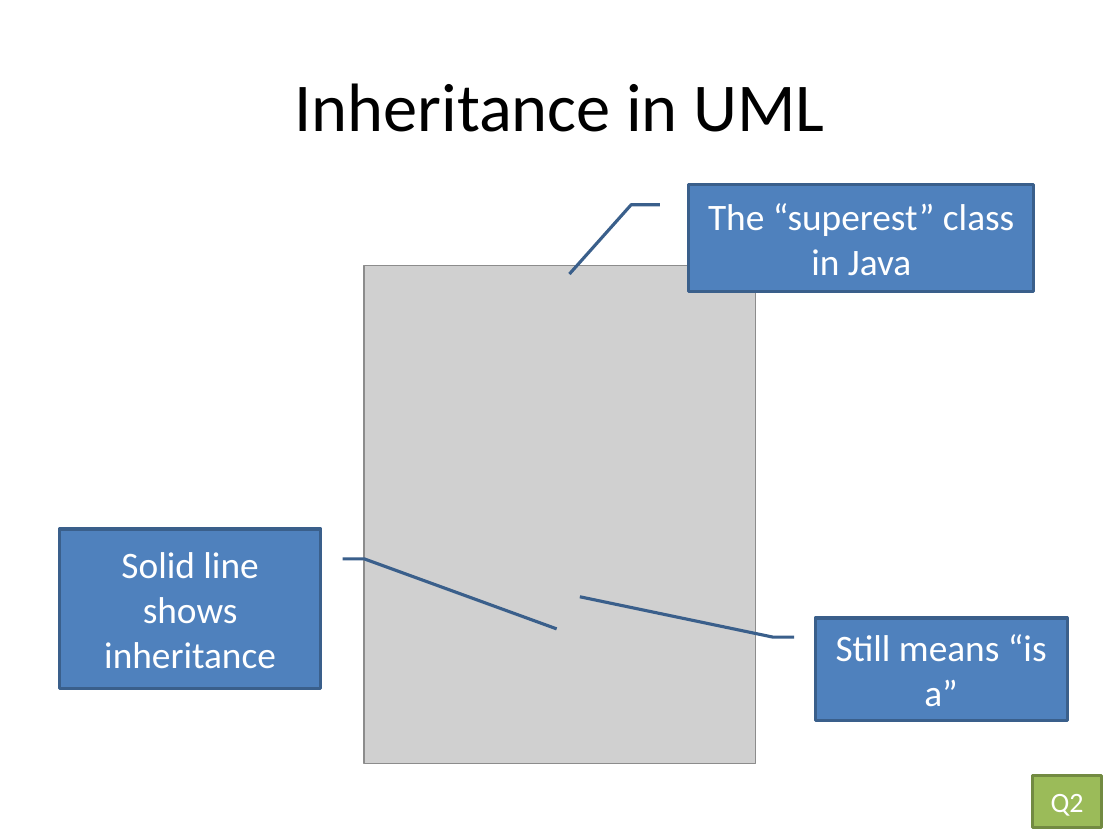
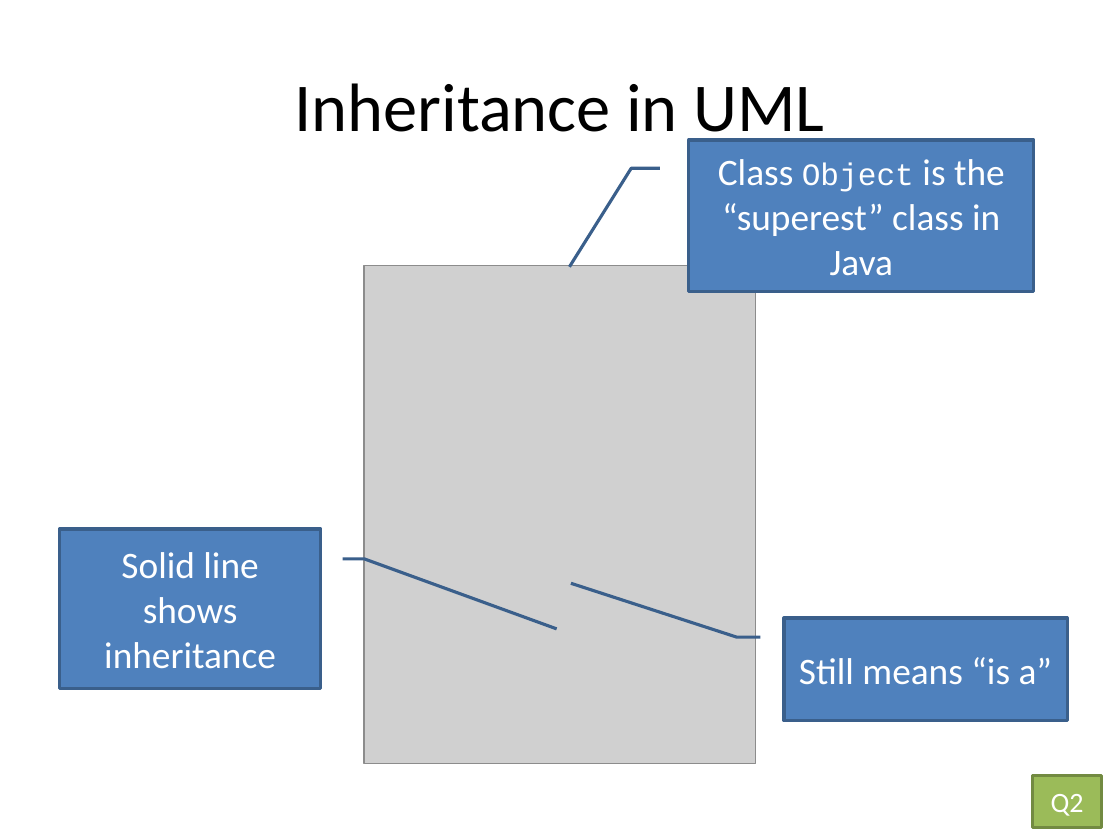
Before and after one commit to RHIT-CSSE/csse220, a slide deck: slide 5 of ClassMaterialsChunked/Inheritance/Slides/Inheritance.pptx. Drawn at 1120x840 pixels with LibreOffice and Linux fonts; fonts in the diff are those of the drawing; grey boxes stand for pictures. Boxes give left, top, right and bottom in pixels: in the first picture for what was removed or moved away, otherwise in the second. Text is boxed around its words. In the diff, an @@ line names an element or a change of style, - is before the commit and + after.

Commit message:
updated Inheritance slides

```diff
--- a/ClassMaterialsChunked/Inheritance/Slides/Inheritance.pptx
+++ b/ClassMaterialsChunked/Inheritance/Slides/Inheritance.pptx
@@ border callout "Class Object is the “superest” ...": place and size @@
-border callout "Class Object is the “superest” ..." at bbox=[689, 185, 1034, 291]
+border callout "Class Object is the “superest” ..." at bbox=[689, 140, 1034, 291]
@@ text in border callout at bbox=[718, 159, 1005, 276]: text changed @@
-The “superest” class in Java
+Class Object is the “superest” class in Java
@@ border callout "Still means “is a”": place and size @@
-border callout "Still means “is a”" at bbox=[815, 618, 1067, 721]
+border callout "Still means “is a”" at bbox=[784, 618, 1067, 721]
@@ border callout "Still means “is a”" at bbox=[784, 618, 1067, 721]: proportions changed @@
```
Also in this commit, not shown: 7 other slides changed, 1 slide added.
